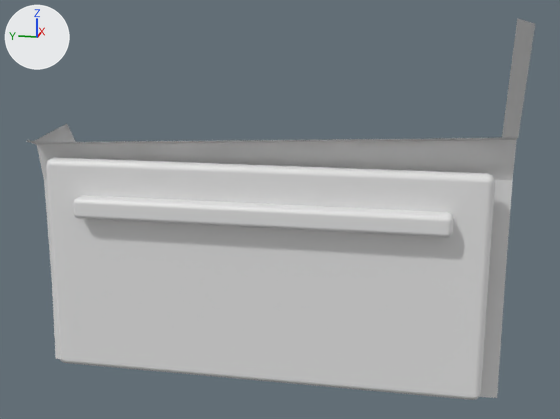
The OBJ model realweather/src/main/resources/assets/realweather/models/vehicle/coupe/door_fr.obj as it was, and as the next commit left it.
Rendered twice from a 50 mm lens placed at (-2.11, -1.133, 1.305), pointed at (-0.122, -0.736, 0.808). The lights are fixed; the arrows at upper left show +X, +Y and +Z. The first picture is the older version. Materials are left out; every surface is plain grey. Where no turn or scale is listed for an object, it has been applied to the vertices.

In view in the first picture: 'door_fr'.
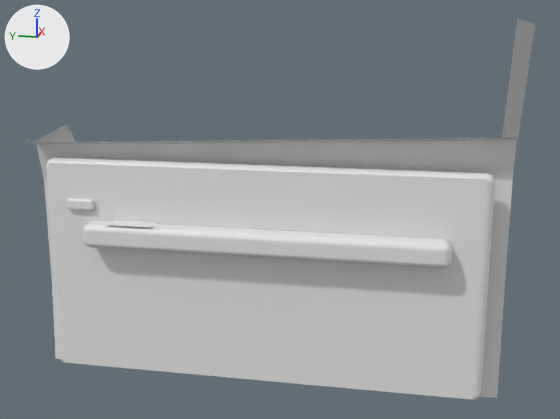
The change, as a list of edits to the scene's bpy script:
```text
Change me_door_fr:
    used by ob_door_fr; location = (0.0, 0.0, 0.0)
    remove me_door_fr.from_pydata(...)  # 255 vertices, 209 faces; spans x -0.277..-0.004, y -1.34..0.0, z 0.27..1.306
    add me_door_fr.from_pydata(...)  # 319 vertices, 265 faces; spans x -0.277..-0.004, y -1.34..0.0, z 0.27..1.306
    me_door_fr part 1: a new loose piece of 56 vertices spanning x -0.13..-0.11, y -0.2..-0.12, z 0.78..0.81
    me_door_fr part 2: a new loose piece of 56 vertices spanning x -0.175..-0.105, y -1.19..-0.18, z 0.68..0.75
    me_door_fr part 3
    56 vertices are removed from x -0.16..-0.1, y -1.19..-0.15, z 0.76..0.82
    54 faces are deleted
    8 vertices are added at x -0.17..-0.11, y -1.27..-0.07, z 0.3..0.91
    2 new faces join them
```

Pixel boxes (x1, y1, x2, y2) of what changed, in the pictures (560 x 419 px):
part 1 of me_door_fr, added: after (67, 198, 95, 210)
part 2 of me_door_fr, added: after (83, 221, 452, 268)
part 3 of me_door_fr, cut back: before (73, 195, 453, 238); after (49, 163, 488, 400)
